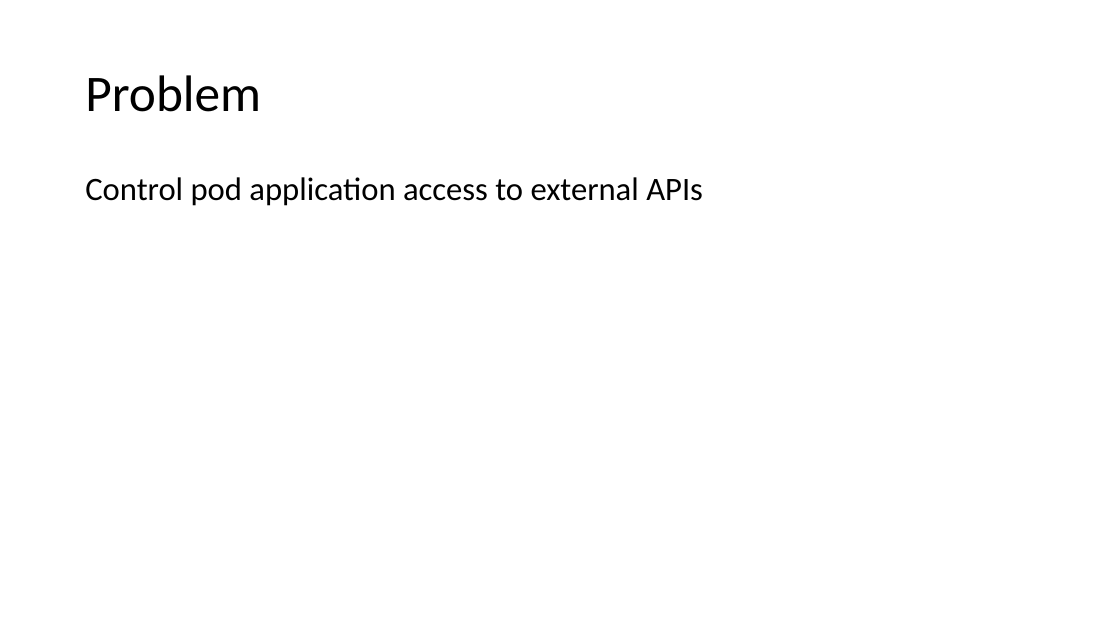
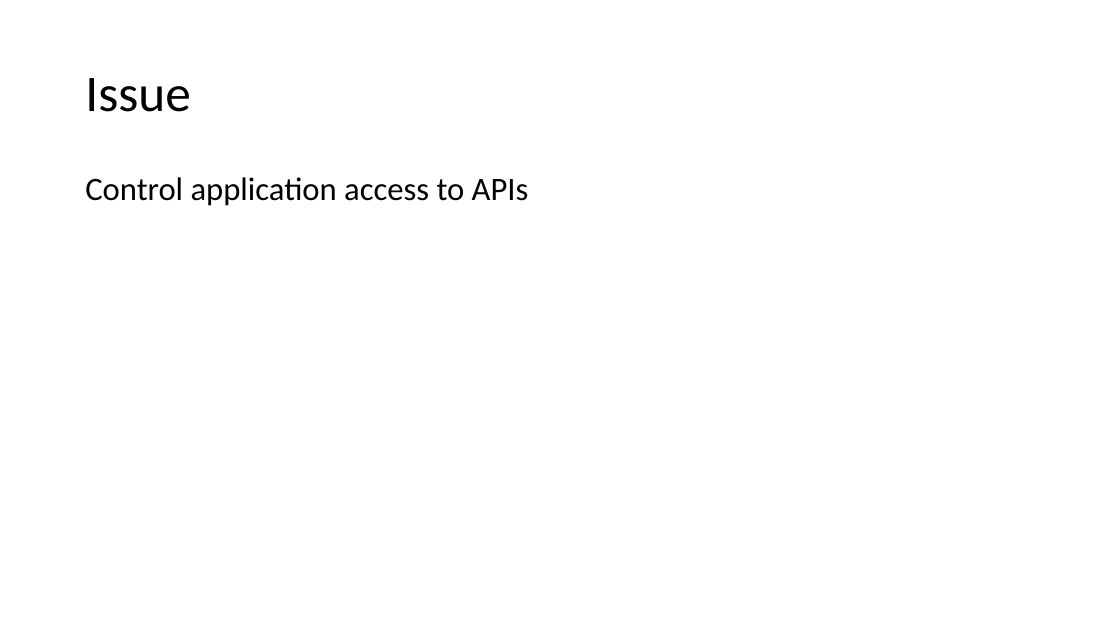
Before and after one commit to mrochon/aks, a slide deck: slide 2 of WorkloadIdentity/K8sAndWprkflowIdentity.pptx. Drawn at 1120x630 pixels with LibreOffice and Linux fonts; fonts in the diff are those of the drawing. Boxes give left, top, right and bottom in pixels: in the first picture for what was removed or moved away, otherwise in the second. Text is boxed around its words. In the diff, an @@ line names an element or a change of style, - is before the commit and + after.

```diff
--- a/WorkloadIdentity/K8sAndWprkflowIdentity.pptx
+++ b/WorkloadIdentity/K8sAndWprkflowIdentity.pptx
@@ title at [85,78,190,112]: text changed @@
-Problem
+Issue
@@ text at [85,177,529,206]: text changed @@
-Control pod application access to external APIs
+Control application access to APIs
```
Also in this commit, not shown: 2 other slides changed, 2 slides added, 1 other file.
